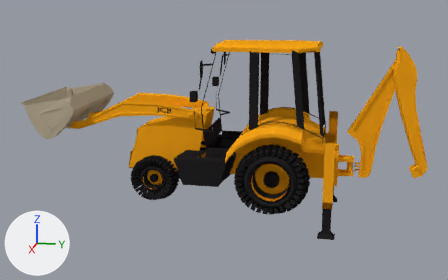
Renders of the Blender file Models/Vehicles/Land/BackHoeLoader/JCBMidiCXBackhoeLoader2014.blend from each side of a commit.
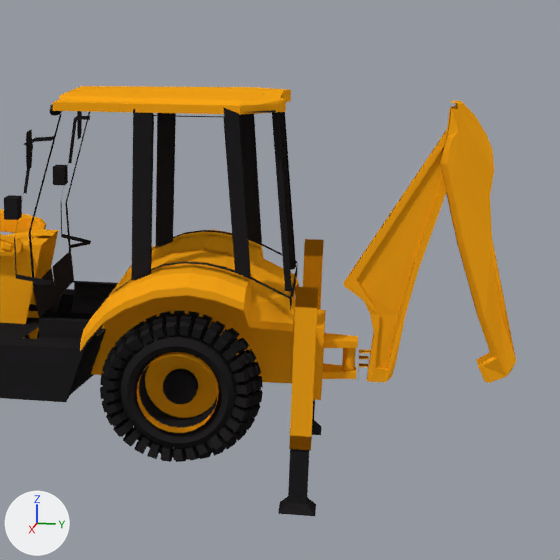
Old and new are each drawn whole from a 50 mm camera at (35.92, 6.43, 7.78) aimed at (0.3, -0.7, -1.13) and again close up on the part from 42% to 100% of the width and 0% to 93% of the height. The axes (+X, +Y, +Z) are drawn at lower left. The lights are the same throughout.

The first close-up shows 'Arm', 'BackWheelAxis', 'BackhoeBoom', 'Body', 'CabFrame', 'CabRoofTop', 'LeftBackTire', 'SwingFrame', 'leftBackRim', 'leftStabilizerLeg', 'loaderLiftArm'.
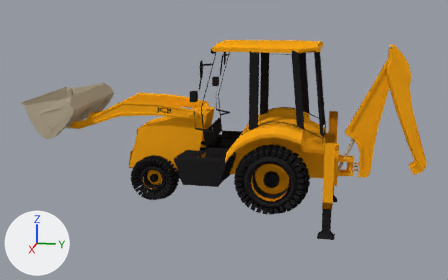
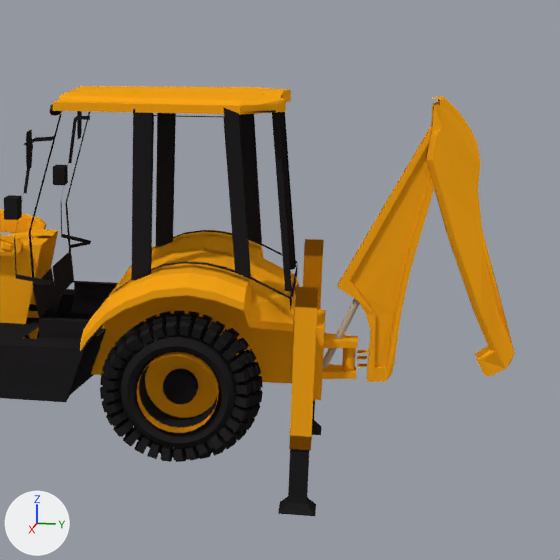
Scene script edits in JSON lines:
```json
{"op": "add", "block": "me_cylinder_007", "code": ["me_cylinder_007 = bpy.data.meshes.new('Cylinder.007')", "me_cylinder_007.from_pydata(...)  # 64 vertices, 34 faces; spans x 0.63..2.63, y -1.46..0.54, z -1.88..0.12", "me_cylinder_007.materials.append(mat_shovegray)  # beige #bbae95"]}
{"op": "set", "path": "ob_backhoeboom.rotation_euler", "old": "(0.0, 0.0, 0.0)", "new": "(0.0589, 0.0, 0.0)", "note": "degrees (0, 0, 0) -> degrees (3.4, 0, 0)"}
{"op": "add", "block": "ob_swingcylinderrod", "code": ["ob_swingcylinderrod = bpy.data.objects.new('swingCylinderRod', me_cylinder_007)", "ob_swingcylinderrod.location = (-0.16, 7.11, -0.22)", "ob_swingcylinderrod.rotation_euler = (-0.295, 0.285, 0.769)  # degrees (-17, 16, 44)", "ob_swingcylinderrod.scale = (0.0949, 0.0949, 1.46)"]}
```

Location of each change, (x1, y1, x2, y2) in pixels of the close-ups (560 x 560 px):
```json
{"object": "Arm", "change": "turned", "before": [440, 101, 516, 383], "after": [426, 96, 515, 376]}
{"object": "BackhoeBoom", "change": "turned", "before": [344, 129, 448, 382], "after": [338, 125, 434, 382]}
{"object": "swingCylinderRod", "change": "added", "after": [323, 298, 360, 369]}
```
